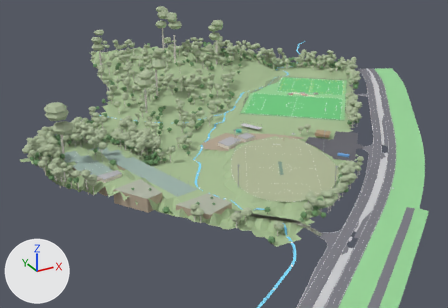
Before and after pictures for a commit that changed the glTF model KHFR_stage1_winter.glb.
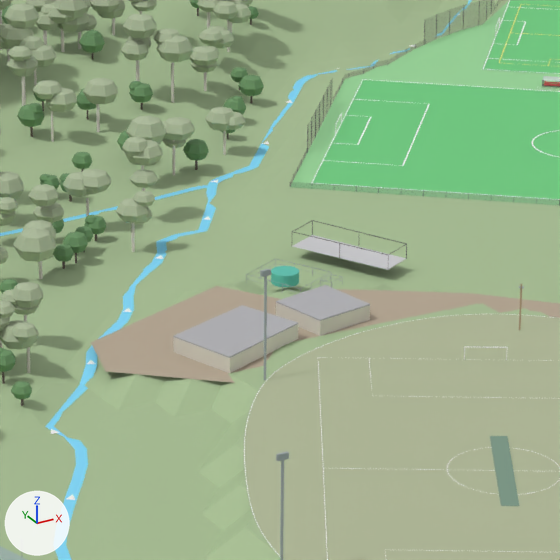
There are two pictures of each version: one from a 50 mm lens placed at (-309.9, -559.4, 223.0), pointed at (-60.0, -105.1, -4.2), one close up on the part from 41% to 65% of the width and 25% to 60% of the height. The lights are fixed; the arrows at lower left show +X, +Y and +Z. The first two pictures are the older version.

The scene before the commit, as lines of its bpy script (objects in view):
```python
me_bushland_forest__wat_can = bpy.data.meshes.new('Bushland forest (wat_can)')
me_bushland_forest__wat_can.from_pydata(...)  # 4669 vertices, 8526 faces; spans x -226.0..83.0, y -264.0..178.0, z 0.0..33.0
me_bushland_forest__wat_can.materials.append(mat_wat_can)  # green #6c9565
me_existing_change_rooms = bpy.data.meshes.new('Existing change rooms')
me_existing_change_rooms.from_pydata(...)  # 10 vertices, 16 faces; spans x -39.5..-25.5, y -104.69..-90.89, z 2.5..5.4
me_existing_change_rooms.materials.append(mat_oldbld)  # light grey #ddd7cb
me_pitch_3 = bpy.data.meshes.new('Pitch 3')
me_pitch_3.from_pydata(...)  # 9 vertices, 12 faces; spans x 5.3..125.6, y -94.3..22.1, z 0.0..0.1
me_pitch_3.materials.append(mat_pitch)  # green #6fce81
ob_bushland_forest__wat_can = bpy.data.objects.new('Bushland forest (wat_can)', me_bushland_forest__wat_can)
ob_bushland_forest__wat_can.location = (0.0, 0.0, 0.0)
ob_existing_change_rooms = bpy.data.objects.new('Existing change rooms', me_existing_change_rooms)
ob_existing_change_rooms.location = (0.0, 0.0, 0.0)
ob_pitch_3 = bpy.data.objects.new('Pitch 3', me_pitch_3)
ob_pitch_3.location = (0.0, 0.0, 0.0)
# also in view: 'Reserve terrain' at (-3.5, -34.3, 12.0); 'fence_N_straight wall' at (87.6, -19.3, 0.6); 'Existing cricket nets pad' at (-11.5, -72.0, 2.5); 'Bushland forest (euc_can)' at (-61.3, -29.6, 23.2); 'Existing Ground 1 (worn turf)' at (-38.8, -166.2, 3.1)
```
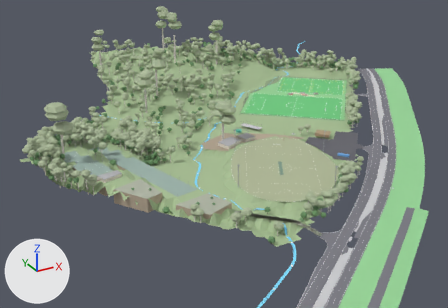
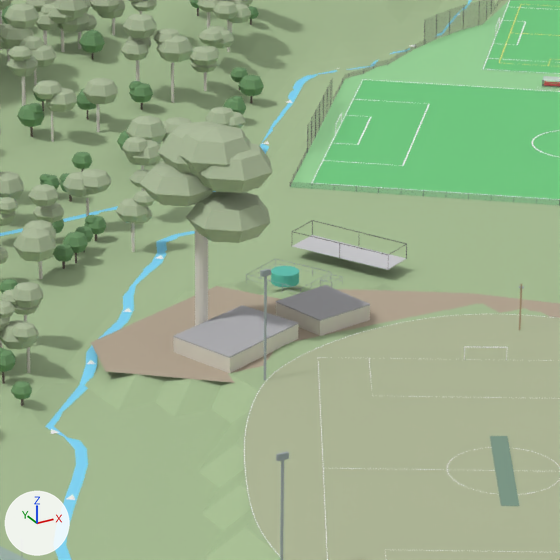
Pixel boxes (x1, y1, x2, y2) of what changed, in the close-ups (560 x 560 px):
'Sydney blue gum canopy', added: after (139, 121, 272, 243)
'Sydney blue gum (existing, ~40 m)', added: after (195, 203, 208, 326)

Patch to the scene script:
```diff
--- a/KHFR_stage1_winter.glb.py
+++ b/KHFR_stage1_winter.glb.py
@@ me_sydney_blue_gum_canopy @@
+me_sydney_blue_gum_canopy.from_pydata(...)  # 115 vertices, 210 faces; spans x -64.5..-44.1, y -106.0..-84.3, z 21.4..41.7
+me_sydney_blue_gum_canopy.materials.append(mat_euc_can)  # greyish green #adbc9b
@@ me_sydney_blue_gum__existing___40_m @@
+me_sydney_blue_gum__existing___40_m.from_pydata(...)  # 21 vertices, 30 faces; spans x -56.5..-54.2, y -95.6..-93.4, z 2.5..28.5
+me_sydney_blue_gum__existing___40_m.materials.append(mat_euc_trunk)  # light grey #ddd8d0
@@ ob_sydney_blue_gum_canopy @@
+ob_sydney_blue_gum_canopy = bpy.data.objects.new('Sydney blue gum canopy', me_sydney_blue_gum_canopy)
+ob_sydney_blue_gum_canopy.location = (0.0, 0.0, 0.0)
@@ ob_sydney_blue_gum__existing___40_m @@
+ob_sydney_blue_gum__existing___40_m = bpy.data.objects.new('Sydney blue gum (existing, ~40 m)', me_sydney_blue_gum__existing___40_m)
+ob_sydney_blue_gum__existing___40_m.location = (0.0, 0.0, 0.0)
```
